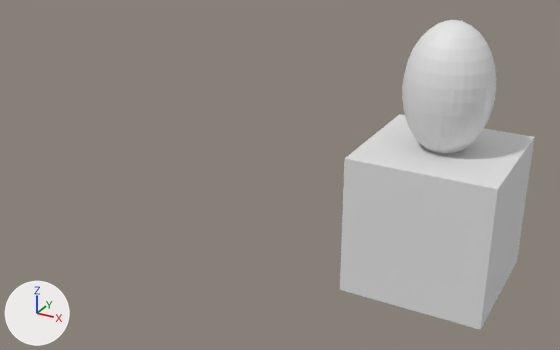
The Blender file scenes/level1.blend: old version first, new version second.
One viewpoint serves both versions: a camera (50 mm lens) standing at (2.89, -4.31, 2.94) and looking at (0.35, 0.32, 0.62). The axes (+X, +Y, +Z) are drawn at lower left. The lights are the same throughout.

Objects in the first picture: 'Block', 'Player'.
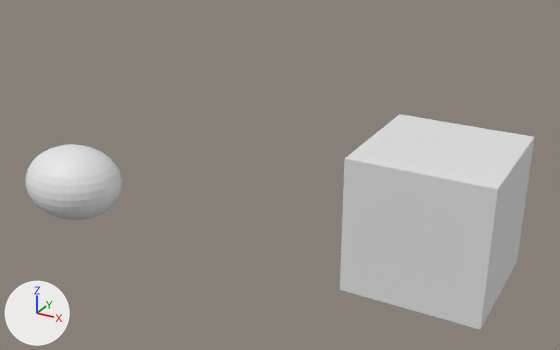
The edits, one by one:
me_player is used by ob_player; location (1.502, 0.503, 0.968); scale (1.0, 1.0, 1.5).
me_player had 482 vertices, 512 faces and spanned x -0.3..0.3, y -0.3..0.3, z -0.006..0.594.
me_player now has 482 vertices, 512 faces and spans x -0.35..0.35, y -0.35..0.35, z -0.007..0.693.
me_player part 1: 482 vertices removed from x -0.3..0.3, y -0.3..0.3, z -0.006..0.594; 482 vertices added at x -0.35..0.35, y -0.35..0.35, z -0.007..0.693, forming a UV sphere (32 segments, 16 rings, poles along z).
Object 'Player' (ob_player) moves from (1.502, 0.503, 0.968) to (-1.421, 0.0, 0.016).
Object 'Player' (ob_player) is rescaled from (1.0, 1.0, 1.5) to (1.19, 1.0, 0.857).

Where the change shows, as pixel boxes (x1, y1, x2, y2) in the pictures (560 x 350 px):
'Player', reshaped, moved, rescaled (43% shorter): before (402, 20, 496, 154); after (25, 144, 122, 220)
